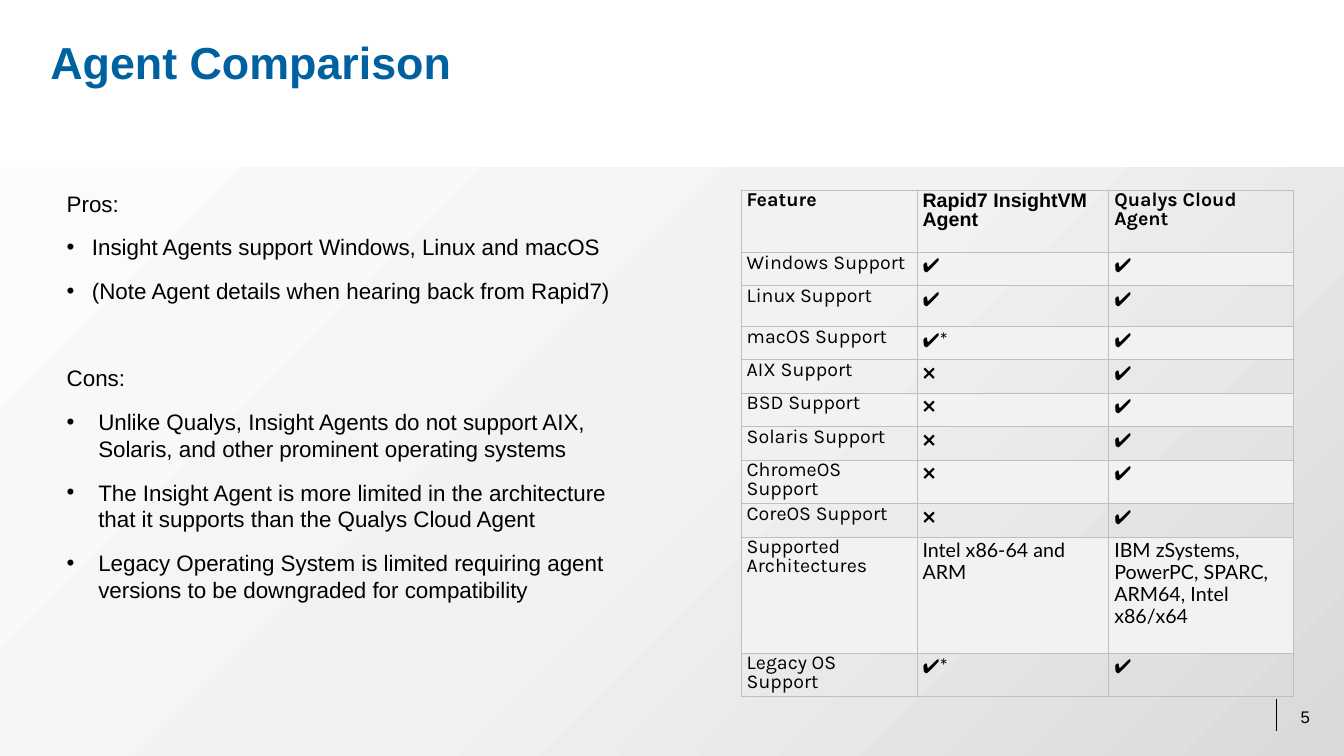
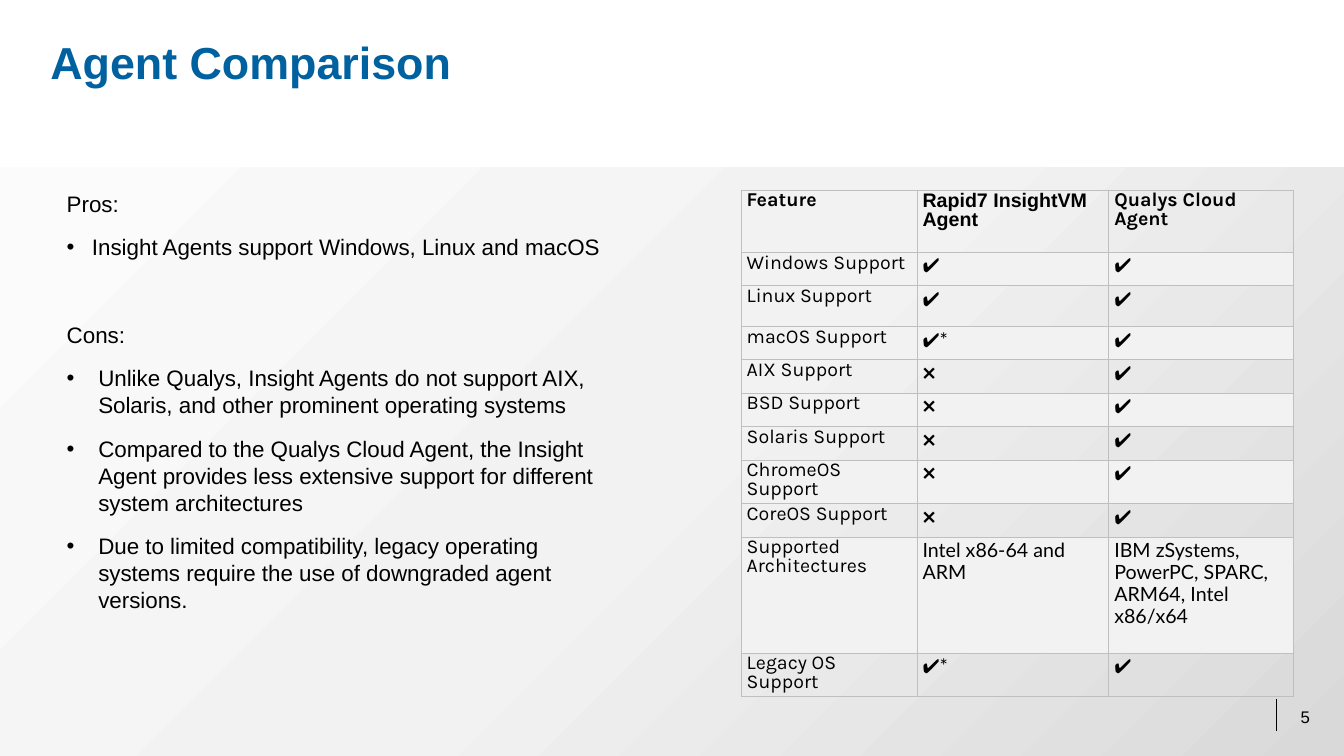
Before and after one commit to AidanMetLife25/Presentation, a slide deck: slide 5 of Rapid7ExecutivePresentation.pptx. Drawn at 1344x756 pixels with LibreOffice and Linux fonts; fonts in the diff are those of the drawing; background and template pictures are left out. Boxes give left, top, right and bottom in pixels: in the first picture for what was removed or moved away, otherwise in the second. Text is boxed around its words. In the diff, an @@ line names an element or a change of style, - is before the commit and + after.

```diff
--- a/Rapid7ExecutivePresentation.pptx
+++ b/Rapid7ExecutivePresentation.pptx
@@ text at [92,282,609,304]: paragraph removed @@
-• (Note Agent details when hearing back from Rapid7)
@@ text at [98,440,593,609]: text changed @@
-• The Insight Agent is more limited in the architecture that it supports than the Qualys Cloud Agent
-• Legacy Operating System is limited requiring agent versions to be downgraded for compatibility
+• Compared to the Qualys Cloud Agent, the Insight Agent provides less extensive support for different system architectures
+• Due to limited compatibility, legacy operating systems require the use of downgraded agent versions.
```
Also in this commit, not shown: 4 other slides changed, 4 slides added, 1 slide removed.
